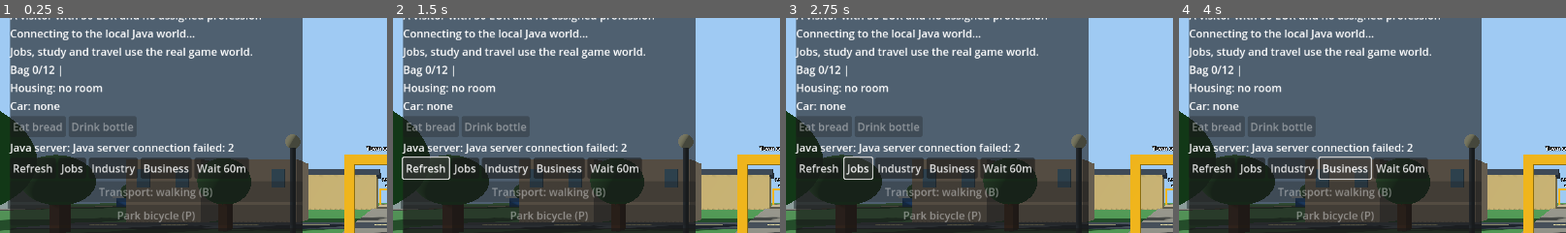
Above: before the commit, frames 1-4 (left to right).
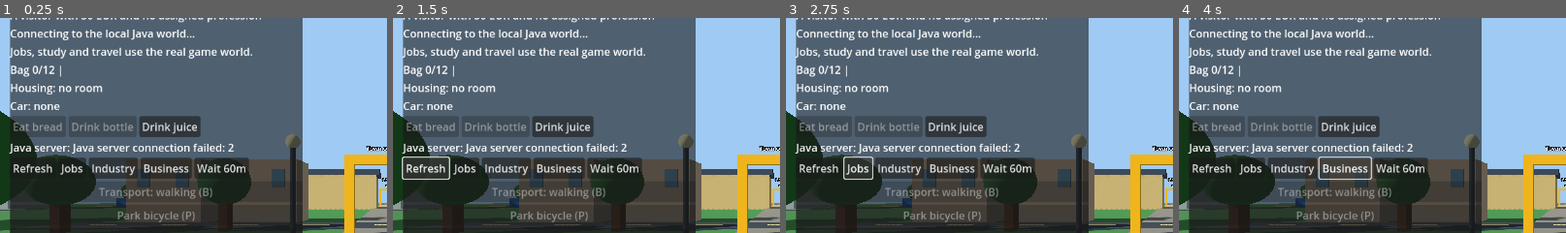
Above: after the commit, the same moments.

Repository: holovin777/living-alibi
Game: Godot game, scene res://scenes/park.tscn
Same seed, same stepped clock (60 frames per second), same inputs: the game is played once before the commit and once after it.
Inputs (mouse positions are % of the whole screen's width and height, from its top left):
- Up to frame 1 (0.25 s): no input
- Up to frame 2 (1.5 s): click (22, 33) at 0.5 s, where only the run after the commit has a clickable "Drink juice"; click "Refresh" at 1.25 s
- Up to frame 3 (2.75 s): click "Jobs" at 2 s
- Up to frame 4 (4 s): click "Industry" at 2.75 s; click "Business" at 3.5 s
The pictures show only the part of the screen within x 0-50%, y 8-58%; the shares and areas given below are measured in that part.

The runs differ from the first frame. In frame 1, 1.5% of the frame differs, in the area x 36-52%, y 45-56%; in frame 2, 1.5%; in frame 3, 1.5%; in frame 4, 1.5%.

Commit message:
Show cellar barrels, production controls and restart regression tests

Diff:
--- a/godot/scripts/ParkDemo.gd
+++ b/godot/scripts/ParkDemo.gd
@@ -1662,6 +1662,17 @@
         _box(hive,Vector3(0.65,0.24,0.65),Color("#cfaa5c"),Vector3(0,0.25+0.24*h,0))
     _box(hive,Vector3(0.78,0.12,0.78),Color("#85633f"),Vector3(0,0.91,0))
     hive.visible = false
+    var cellar := Node3D.new()
+    cellar.name = "Cantina"
+    cellar.position = ORCHARD_CENTER+Vector3(3.4,0,0)
+    orchard.add_child(cellar)
+    _box(cellar,Vector3(1.7,0.12,1.6),Color("#817665"),Vector3(0,0.06,0))
+    for x in [-0.48,0.48]:
+        _cylinder(cellar,0.33,0.90,Color("#896040"),Vector3(x,0.56,0))
+        _cylinder(cellar,0.35,0.08,Color("#514c47"),Vector3(x,0.35,0))
+        _cylinder(cellar,0.35,0.08,Color("#514c47"),Vector3(x,0.78,0))
+    _sign(cellar,"Cantina",Vector3(0,1.6,0))
+    cellar.visible = false
     for n in range(4):
         var plot: Vector3 = ORCHARD_PLOTS[n]
         _box(orchard,Vector3(1.8,0.05,1.8),Color("#866449"),plot+Vector3(0,0.02,0))
@@ -1691,6 +1702,9 @@
     if not _chunks.has("SOUTH_RESIDENCES"):
         return
     var root: Node3D = _chunks["SOUTH_RESIDENCES"]["root"]
+    var cellar := root.get_node_or_null("FruttetoPrivato/Cantina") as Node3D
+    if cellar!=null:
+        cellar.visible = _owns_house() and bool(_last_snapshot.get("orchard",{}).get("cellar",false))
     var hive := root.get_node_or_null("FruttetoPrivato/Beehive") as Node3D
     if hive!=null:
         hive.visible = _owns_house() and bool(_last_snapshot.get("orchard",{}).get("hive",false))
@@ -2216,6 +2230,7 @@
     _water_button = _button("Drink bottle",_consume_product.bind("water"))
     bag_row.add_child(_eat_button)
     bag_row.add_child(_water_button)
+    bag_row.add_child(_button("Drink juice",_consume_product.bind("grape-juice")))
     _eat_button.disabled = true
     _water_button.disabled = true
     _message = Label.new()
@@ -2586,6 +2601,23 @@
         "NORTH_RESIDENCES", "SOUTH_RESIDENCES":
             if _near_orchard():
                 var orchard: Dictionary = _last_snapshot.get("orchard",{})
+                if not bool(orchard.get("cellar",false)):
+                    _action_choices.add_child(_button("Install cellar · %s EUR" % orchard.get("cellarPrice",35),_garden_action.bind("orchard-build-cellar")))
+                else:
+                    var grapes := int(player.get("pantry",{}).get("grapes",0))
+                    var cellar_info := Label.new()
+                    cellar_info.text = "Cantina · Grapes in cupboard: %s" % grapes
+                    if bool(orchard.get("wineReady",false)):
+                        cellar_info.text += " | Wine ready"
+                    elif int(orchard.get("wineDueDay",0))>0:
+                        cellar_info.text += " | Wine ready day %s" % orchard.get("wineDueDay",0)
+                    _action_choices.add_child(cellar_info)
+                    if grapes>=2:
+                        _action_choices.add_child(_button("Press grape juice · 2 grapes",_garden_action.bind("orchard-press-juice")))
+                    if grapes>=3 and int(orchard.get("wineDueDay",0))==0 and not bool(orchard.get("wineReady",false)):
+                        _action_choices.add_child(_button("Start wine batch · 3 grapes",_garden_action.bind("orchard-start-wine")))
+                    if bool(orchard.get("wineReady",false)):
+                        _action_choices.add_child(_button("Collect wine into cupboard",_garden_action.bind("orchard-collect-wine")))
                 if not bool(orchard.get("hive",false)):
                     _action_choices.add_child(_button("Install beehive · 30 EUR",_garden_action.bind("orchard-build-hive")))
                 else:
@@ -2672,7 +2704,7 @@
                 var stock := Label.new()
                 stock.text = "Cupboard %s/24" % _inventory_count(pantry)
                 _action_choices.add_child(stock)
-                for item in ["bread","water","flour","eggs","pasta","vegetables","milk","rice","apples","pears","plums","grapes","honey"]:
+                for item in ["bread","water","flour","eggs","pasta","vegetables","milk","rice","apples","pears","plums","grapes","honey","grape-juice","wine"]:
                     if item not in ["bread","water"] and int(bag.get(item,0))+int(pantry.get(item,0)) == 0:
                         continue
                     var line := HBoxContainer.new()
@@ -2727,6 +2759,13 @@
                     var honey_sale := _button("Sell honey · 3 EUR / unit",_garden_action.bind("sell-honey"))
                     honey_sale.disabled = int(orchard.get("honeyMarketFree",0))<=0 or int(orchard.get("marketBudget",0))<3
                     _action_choices.add_child(honey_sale)
+                for product_id in ["grape-juice","wine"]:
+                    if int(player.get("bag",{}).get(product_id,0))>0:
+                        var price := int(orchard.get("winePrice",8) if product_id=="wine" else orchard.get("juicePrice",5))
+                        var free := int(orchard.get("wineMarketFree",0) if product_id=="wine" else orchard.get("juiceMarketFree",0))
+                        var cellar_sale := _button("Sell %s · %s EUR" % [product_id,price],_garden_action.bind("sell-"+product_id))
+                        cellar_sale.disabled = free<=0 or int(orchard.get("marketBudget",0))<price
+                        _action_choices.add_child(cellar_sale)
                 var eggs: Dictionary = _last_snapshot.get("hens",{})
                 if int(player.get("bag",{}).get("eggs",0))>0:
                     var egg_sale := _button("Sell eggs · 2 EUR / unit",_garden_action.bind("sell-eggs"))
@@ -2917,7 +2956,7 @@
         _api.room_wash()
 
 func _garden_action(action: String) -> void:
-    if (_near_garden() or _near_coop() or _near_orchard() or ((action in ["sell-vegetables","sell-eggs","sell-honey"] or action.begins_with("sell-fruit-")) and _current_place=="MARKET" and _near_kiosk())) and _connected and not _api.is_busy():
+    if (_near_garden() or _near_coop() or _near_orchard() or ((action in ["sell-vegetables","sell-eggs","sell-honey","sell-grape-juice","sell-wine"] or action.begins_with("sell-fruit-")) and _current_place=="MARKET" and _near_kiosk())) and _connected and not _api.is_busy():
         _api.garden_action(action)
 
 func _buy_house() -> void:
Not shown, changed: server/src/test/java/com/holovin/npclife/GameSessionTest.java
